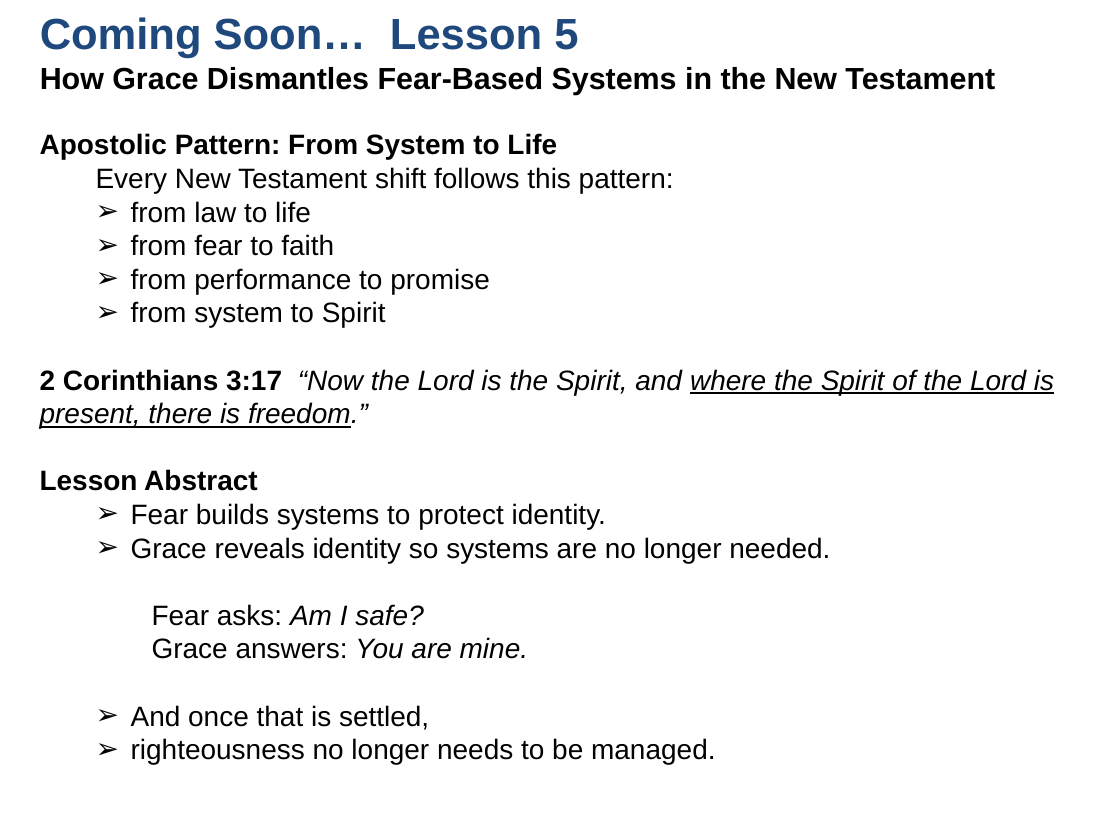
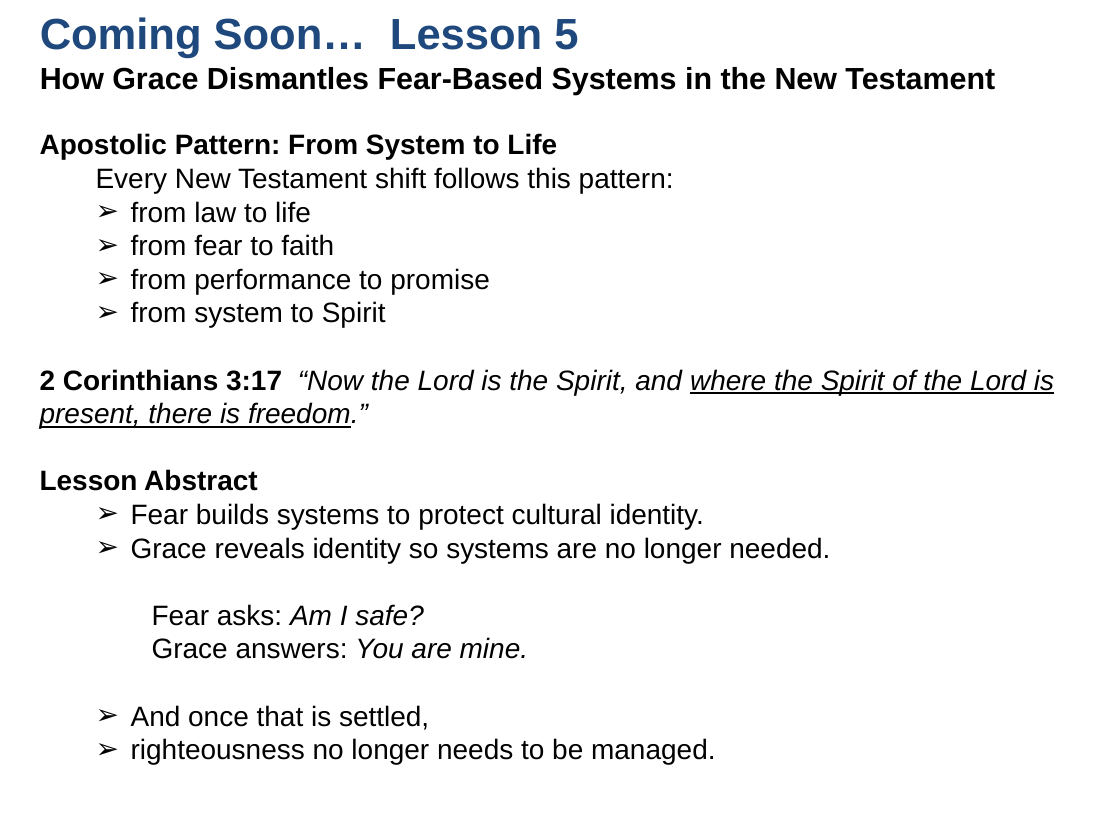
Before and after one commit to UsefulEngines/EvangelismPublic, a slide deck: slide 10 of 2026-Q1/Righteousness3/2026-01-18-Righteous-3.pptx. Drawn at 1120x840 pixels with LibreOffice and Linux fonts; fonts in the diff are those of the drawing. Boxes give left, top, right and bottom in pixels: in the first picture for what was removed or moved away, otherwise in the second. Text is boxed around its words. In the diff, an @@ line names an element or a change of style, - is before the commit and + after.

```diff
--- a/2026-Q1/Righteousness3/2026-01-18-Righteous-3.pptx
+++ b/2026-Q1/Righteousness3/2026-01-18-Righteous-3.pptx
@@ text at [131, 503, 704, 529]: text changed @@
-  ➢ Fear builds systems to protect identity.
+  ➢ Fear builds systems to protect cultural identity.
```
Also in this commit, not shown: 2 other files.
